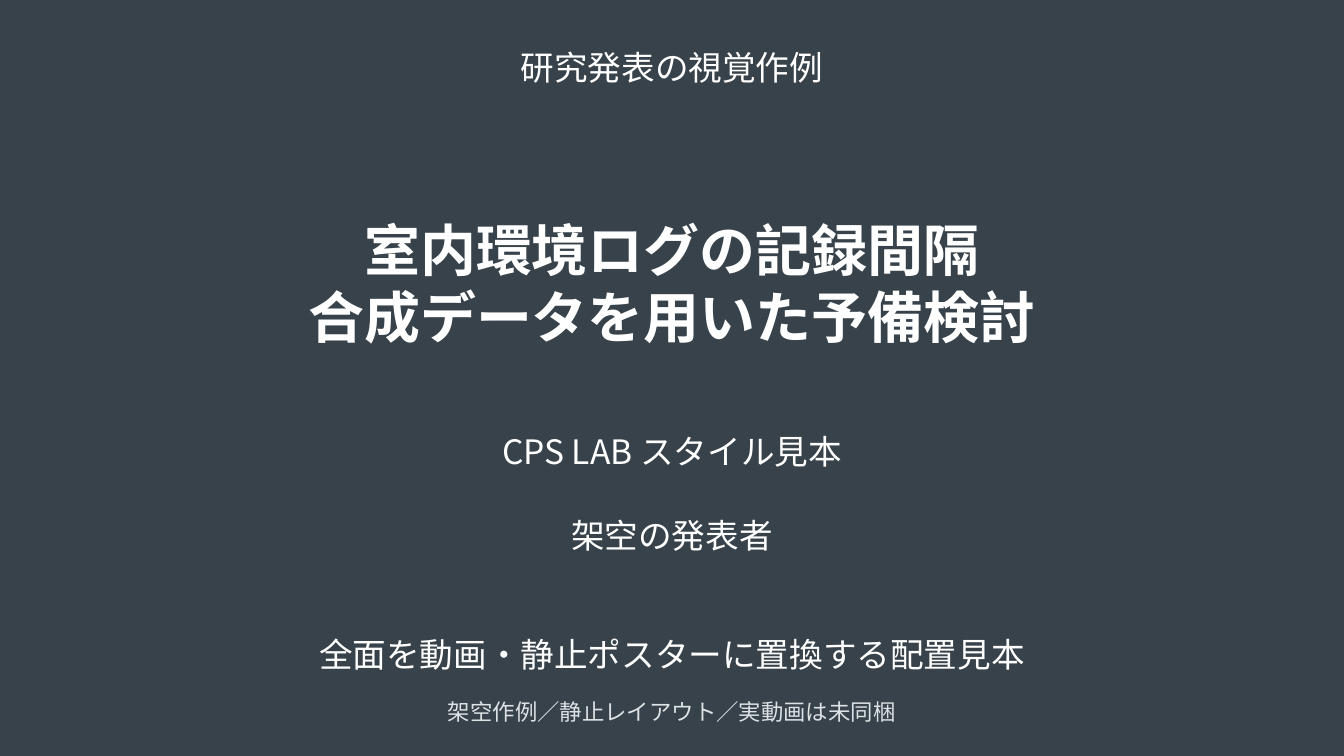
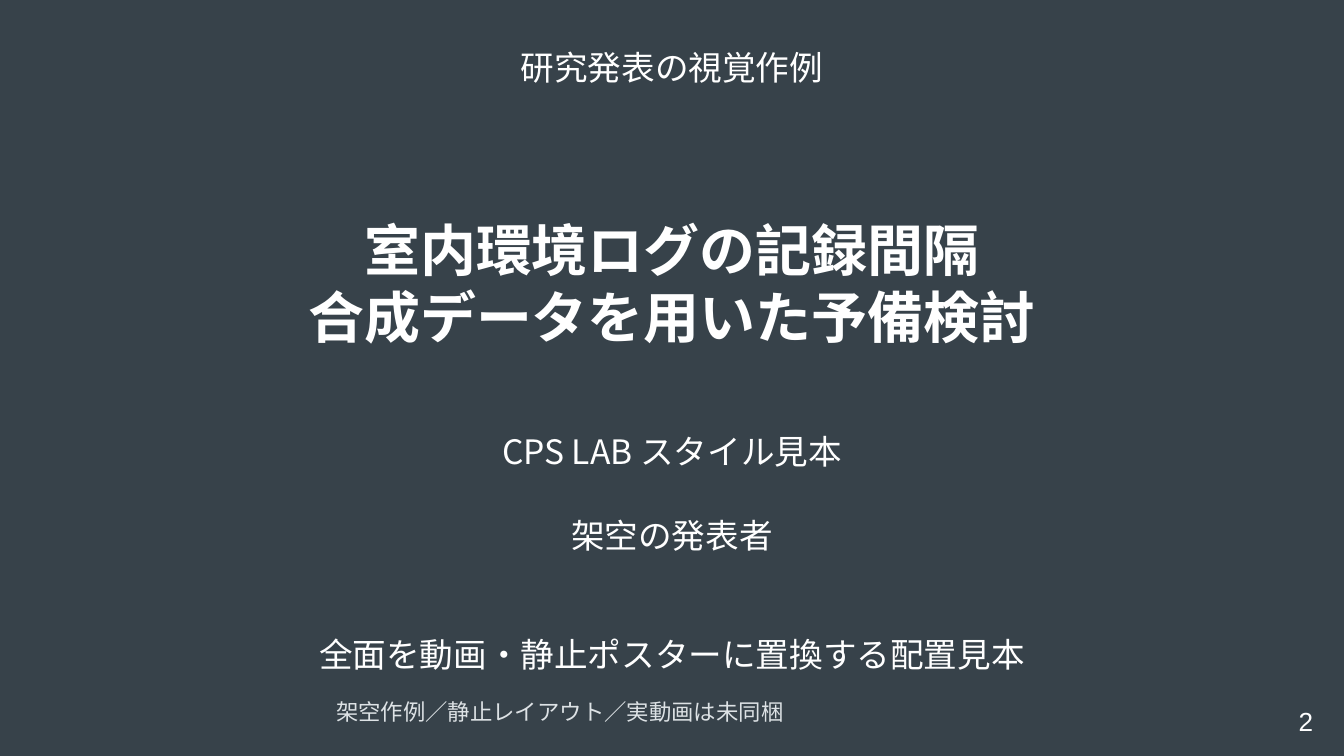
Before and after one commit to cpslab/skill-create-slides, a slide deck: slide 2 of assets/visual-reference/cps-layout-reference.pptx. Drawn at 1344x756 pixels with LibreOffice and Linux fonts; fonts in the diff are those of the drawing. Boxes give left, top, right and bottom in pixels: in the first picture for what was removed or moved away, otherwise in the second. Text is boxed around its words. In the diff, an @@ line names an element or a change of style, - is before the commit and + after.

```diff
--- a/assets/visual-reference/cps-layout-reference.pptx
+++ b/assets/visual-reference/cps-layout-reference.pptx
@@ text "架空作例／静止レイアウト／実動画は未同梱": place and size @@
-text "架空作例／静止レイアウト／実動画は未同梱" at [448, 701, 896, 722]
+text "架空作例／静止レイアウト／実動画は未同梱" at [336, 701, 784, 722]
@@ text added at [1299, 712, 1314, 731], 14 pt, text #FFFFFF @@
+2
```
Also in this commit, not shown: 6 other slides changed, 1 slide added, 26 other files.
